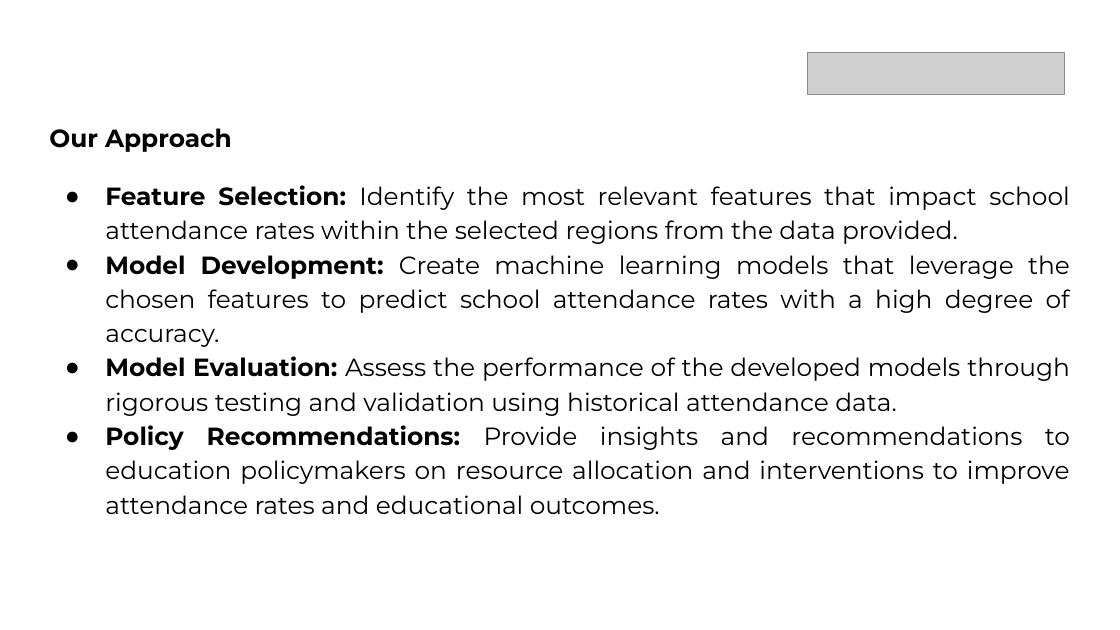
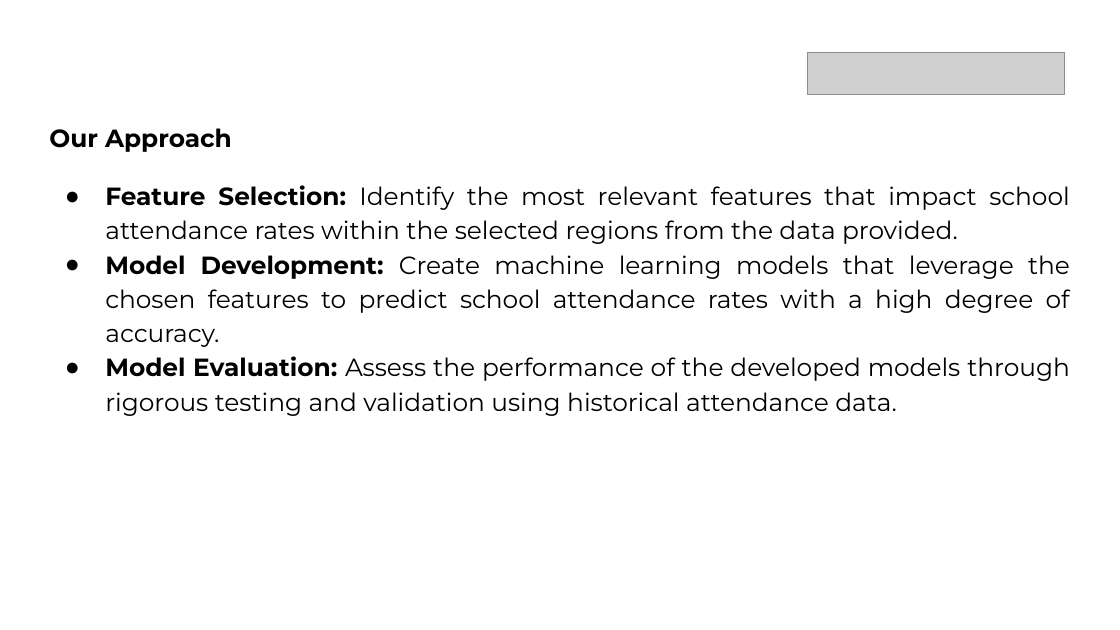
Before and after one commit to BheezPen/My-Upskilling-in-DS-and-AI-ML, a slide deck: slide 5 of 1st_Premier_Project/Confirmed_Deliverables/Predicting School Attendance Rate in Sub-National African Countries (Using Educational Infrastructure)_NeuralCraft.pptx. Drawn at 1120x630 pixels with LibreOffice and Linux fonts; fonts in the diff are those of the drawing; grey boxes stand for pictures. Boxes give left, top, right and bottom in pixels: in the first picture for what was removed or moved away, otherwise in the second. Text is boxed around its words. In the diff, an @@ line names an element or a change of style, - is before the commit and + after.

```diff
--- a/1st_Premier_Project/Confirmed_Deliverables/Predicting School Attendance Rate in Sub-National African Countries (Using Educational Infrastructure)_NeuralCraft.pptx
+++ b/1st_Premier_Project/Confirmed_Deliverables/Predicting School Attendance Rate in Sub-National African Countries (Using Educational Infrastructure)_NeuralCraft.pptx
@@ title at [105, 425, 1070, 514]: paragraph removed @@
-● Policy Recommendations: Provide insights and recommendations to education policymakers on resource allocation and interventions to improve attendance rates and educational outcomes.
```
Also in this commit, not shown: 5 other slides changed, 6 slides added, 2 other files.
